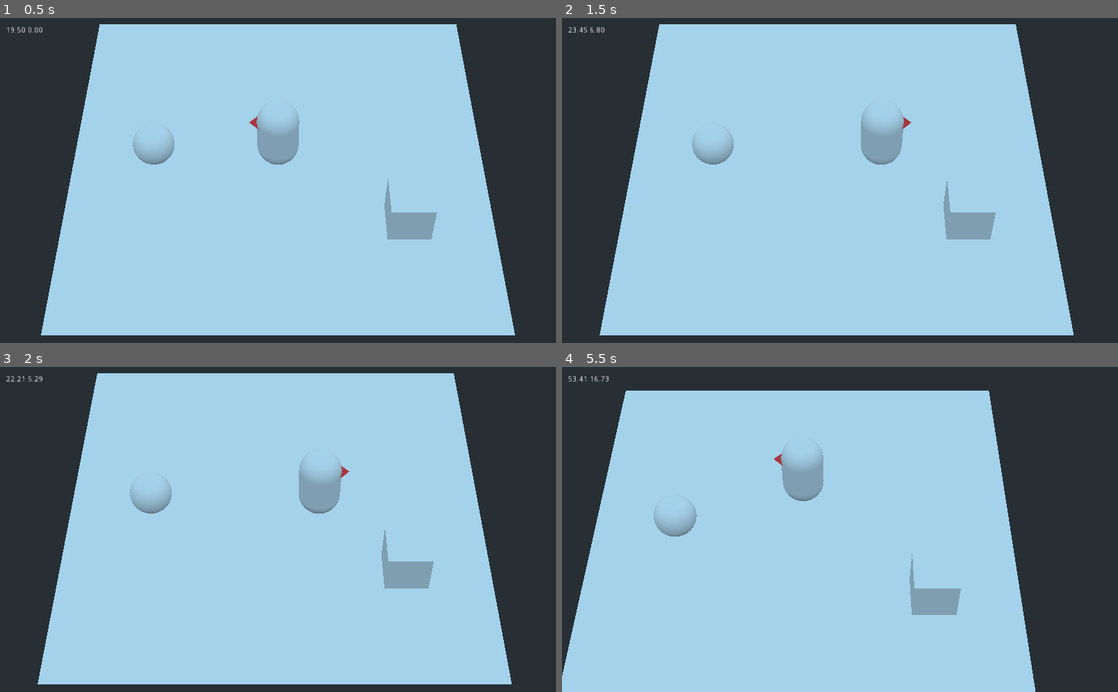
Above: before the commit, frames 1-4 (two rows, left to right).
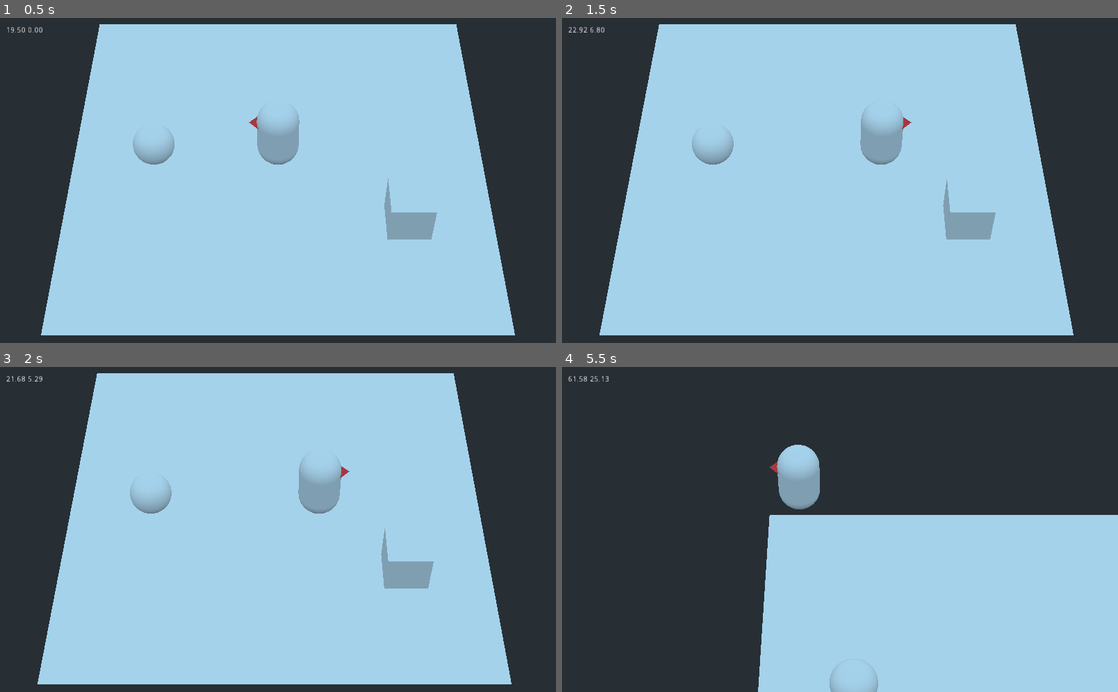
Above: after the commit, the same moments.

Repository: ville2304/gcgj1806
Game: Godot game, scene res://Main.tscn
Same seed, same stepped clock (60 frames per second), same inputs: the game is played once before the commit and once after it.
Inputs:
- Up to frame 1 (0.5 s): no input
- Up to frame 2 (1.5 s): tap Enter at 0.5 s; hold Right (move_east) 0.53-1.28 s; tap Z (attack) at 0.6 s; tap X (dash, bound only after the commit) at 0.8, 1.35 s; hold C (cooldown) from 1.28 s (still down)
- Up to frame 3 (2 s): keep holding C (cooldown); tap Z (attack) at 1.55 s
- Up to frame 4 (5.5 s): tap Space at 2 s; release C (cooldown) at 2.03 s; hold Right (move_east) 2.03-2.78 s; tap Z (attack) at 2.1, 3.05, 3.6, 4.55, 5.1 s; tap X (dash, bound only after the commit) at 2.3, 2.85, 3.8, 4.35, 5.3 s; hold Up (move_north) 2.78-3.53 s; hold Left (move_west) 3.53-5.03 s; hold C (cooldown) from 5.03 s (still down)

Frame 1 is identical in both runs. In frame 2, 0.1% of the frame differs, in the area x 2-92%, y 2-98%; in frame 3, 0.1%; in frame 4, 54%, in the area x 0-100%, y 2-100%.

Commit message:
Added dash & dash attack

Diff:
--- a/Game/Main.tscn
+++ b/Game/Main.tscn
@@ -176,6 +176,39 @@
 } ]
 }
 
+[sub_resource type="Animation" id=13]
+
+resource_name = "AttackDash"
+length = 0.6
+loop = false
+step = 0.1
+tracks/0/type = "value"
+tracks/0/path = NodePath("Player:transform")
+tracks/0/interp = 1
+tracks/0/loop_wrap = true
+tracks/0/imported = false
+tracks/0/enabled = true
+tracks/0/keys = {
+"times": PoolRealArray( 0, 0.1, 0.4, 0.6 ),
+"transitions": PoolRealArray( 1, 1, 1, 1 ),
+"update": 0,
+"values": [ Transform( 1, 0, 0, 0, 0, -1, 0, 1, 0, 0, 0.894202, 0 ), Transform( 0.939244, 0, 0.343249, 0.343249, 0, -0.939244, 0, 1, 0, -0.726074, 2.0844, 0 ), Transform( 0.939244, 0, 0.343249, 0.343249, 0, -0.939244, 0, 1, 0, -0.726074, 2.0844, 0 ), Transform( 1, 0, 0, 0, 0, -1, 0, 1, 0, 0, 0.894202, 0 ) ]
+}
+tracks/1/type = "method"
+tracks/1/path = NodePath("..")
+tracks/1/interp = 1
+tracks/1/loop_wrap = true
+tracks/1/imported = false
+tracks/1/enabled = true
+tracks/1/keys = {
+"times": PoolRealArray( 0.1 ),
+"transitions": PoolRealArray( 1 ),
+"values": [ {
+"args": [ 11 ],
+"method": "_OnAttack"
+} ]
+}
+
 [sub_resource type="Animation" id=11]
 
 resource_name = "AttackSuper"
@@ -207,6 +240,25 @@
 "args": [ 10 ],
 "method": "_OnAttack"
 } ]
+}
+
+[sub_resource type="Animation" id=12]
+
+resource_name = "Dash"
+length = 0.2
+loop = false
+step = 0.1
+tracks/0/type = "value"
+tracks/0/path = NodePath("Player:transform")
+tracks/0/interp = 1
+tracks/0/loop_wrap = true
+tracks/0/imported = false
+tracks/0/enabled = true
+tracks/0/keys = {
+"times": PoolRealArray( 0, 0.2 ),
+"transitions": PoolRealArray( 1, 1 ),
+"update": 0,
+"values": [ Transform( 0.955547, 0, 0.29484, 0.29484, 0, -0.955547, 0, 1, 0, -0.327884, 0.894202, 0 ), Transform( 1, 0, 0, 0, 0, -1, 0, 1, 0, 0, 0.894202, 0 ) ]
 }
 
 [sub_resource type="PlaneMesh" id=2]
@@ -280,8 +332,6 @@
 disabled = false
 
 [node name="Spatial" type="Spatial" parent="Player" index="1"]
-
-editor/display_folded = true
 
 [node name="Player" type="MeshInstance" parent="Player/Spatial" index="0"]
 
@@ -327,7 +377,9 @@
 anims/Attack1 = SubResource( 8 )
 anims/Attack2 = SubResource( 9 )
 anims/Attack3 = SubResource( 10 )
+anims/AttackDash = SubResource( 13 )
 anims/AttackSuper = SubResource( 11 )
+anims/Dash = SubResource( 12 )
 blend_times = [  ]
 
 [node name="Enemy" parent="." index="2" instance=ExtResource( 4 )]
--- a/Game/project.godot
+++ b/Game/project.godot
@@ -34,6 +34,9 @@
 attack=[ Object(InputEventKey,"resource_local_to_scene":false,"resource_name":"","device":0,"alt":false,"shift":false,"control":false,"meta":false,"command":false,"pressed":false,"scancode":90,"unicode":0,"echo":false,"script":null)
 , Object(InputEventJoypadButton,"resource_local_to_scene":false,"resource_name":"","device":0,"button_index":2,"pressure":0.0,"pressed":false,"script":null)
  ]
+dash=[ Object(InputEventKey,"resource_local_to_scene":false,"resource_name":"","device":0,"alt":false,"shift":false,"control":false,"meta":false,"command":false,"pressed":false,"scancode":88,"unicode":0,"echo":false,"script":null)
+, Object(InputEventJoypadButton,"resource_local_to_scene":false,"resource_name":"","device":0,"button_index":0,"pressure":0.0,"pressed":false,"script":null)
+ ]
 
 [layer_names]
 
--- a/Game/script/Camera.gd
+++ b/Game/script/Camera.gd
@@ -55,8 +55,9 @@
 func _process(delta):
 	var diff = translation - mTarget.global_transform.origin
 	diff.y = 0
-	if diff.length_squared() > threshold * threshold:
-		translate(diff * -delta)
+	var ln = diff.length_squared()
+	if ln > threshold * threshold:
+		translate(diff * ln * .5 * -delta)
 
 	var offset = Vector3()
 	var axis = Vector2(Input.get_joy_axis(0, JOY_ANALOG_RX), Input.get_joy_axis(0, JOY_ANALOG_RY))
--- a/Game/script/Player.gd
+++ b/Game/script/Player.gd
@@ -27,8 +27,9 @@
 const DEAD_ZONE = 0.2 * 0.2
 const ZERO_ANGLE = Vector2(-1, 0)
 
-const NATURAL_TEMP_RISE = 4.0
+const NATURAL_TEMP_RISE = 2.0
 const ATTACK_TEMP_RISE = 10.0
+const DASH_TEMP_RISE = 10.0
 const NATURAL_TEMP_DECREASE = 1.0
 const SUPER_TEMP_DECREASE = 50.0
 const COOLDOWN_TEMP_DECREASE_MAX = 10.0
@@ -41,6 +42,9 @@
 	ATTACK2
 	ATTACK3
 	SUPER_ATTACK
+	DASH
+	DASH_ATTACK
+	BLOCK
 }
 
 
@@ -57,6 +61,8 @@
 var mCooldownTimer
 var mSupercharged
 var mAttackComplete
+var mDashCooldown
+var mBlockCooldown
 onready var mLabel = get_node("../Label")
 
 
@@ -67,7 +73,15 @@
 	mTemperatureBuffer = 0.0
 	mAttackComplete = true
 	mSupercharged = false
+	mDashCooldown = 0.0
+	mBlockCooldown = 0.0
 	mLabel.text = str(mTemperature, " ", mTemperatureBuffer)
+
+func OnDamage(amount, push, origin):
+	if mMode == Mode.BLOCK:
+		amount *= .2
+		push *= .5
+	mTemperature -= amount
 
 func _OnAnimationFinished(animName):
 	if mMode in [Mode.ATTACK1, Mode.ATTACK2, Mode.ATTACK3, Mode.SUPER_ATTACK]:
@@ -75,6 +89,11 @@
 			# TODO: Play anim
 			print("anim idle")
 			mMode = Mode.IDLE
+	elif mMode in [Mode.DASH, Mode.DASH_ATTACK]:
+		mDashCooldown = 1.0
+		# TODO: Play anim
+		print("anim idle")
+		mMode = Mode.IDLE
 
 func _OnAttack(a):
 	mAttackComplete = true
@@ -87,13 +106,23 @@
 		if a == 3:
 			dmg.tremor = .4
 		get_parent().add_child(dmg)
-	if a == 10:
+	elif a == 10:
 		# Super attack
 		mTemperature -= SUPER_TEMP_DECREASE
 		var dmg = PlayerSuperAttackDamage.instance()
 		dmg.translation = translation
 		dmg.amount = 50 * mTemperature
 		get_parent().add_child(dmg)
+	elif a == 11:
+		# Dash attack
+		mTemperatureBuffer+= ATTACK_TEMP_RISE * 2
+		var dmg = PlayerAttackDamage.instance()
+		dmg.amount = 10 * mTemperature
+		dmg.translation = translation
+		dmg.rotation = mObject.rotation
+		if a == 3:
+			dmg.tremor = .3
+		get_parent().add_child(dmg)
 
 func _ready():
 	Init()
@@ -101,6 +130,7 @@
 func _physics_process(delta):
 	if Dead:
 		return
+	mDashCooldown-= delta
 
 	if Input.is_action_just_pressed("cooldown"):
 		# TODO: Play cooldown animation
@@ -176,9 +206,17 @@
 
 	mLabel.text = "%.2f %.2f" % [mTemperature, mTemperatureBuffer]
 
-	# Attacks
+	# Dash
+	if Input.is_action_just_pressed("dash") && (mMode == Mode.IDLE || mMode == Mode.WALK):
+		_Dash()
+
+	# Attack
 	if Input.is_action_just_pressed("attack"):
-		if mMode == Mode.IDLE || mMode == Mode.WALK:
+		if mMode == Mode.DASH:
+			# No supercharge attacks here
+			mAnimationPlayer.queue("AttackDash")
+			mMode = Mode.DASH_ATTACK
+		elif mMode == Mode.IDLE || mMode == Mode.WALK:
 			if mSupercharged:
 				_SuperAttack(false)
 			else:
@@ -209,3 +247,14 @@
 	else:
 		mAnimationPlayer.play("AttackSuper")
 	mMode = Mode.SUPER_ATTACK
+
+func _Dash():
+	if mDashCooldown > 0:
+		# TODO: Add cue
+		return
+	mTemperatureBuffer += DASH_TEMP_RISE
+	var angle = mObject.rotation.y
+	var direction = Vector3(-cos(angle), 0, sin(angle))
+	move_and_collide(direction * 5)
+	mAnimationPlayer.play("Dash")
+	mMode = Mode.DASH
Not shown: 1 places in Game/Main.tscn that only renumber resources
